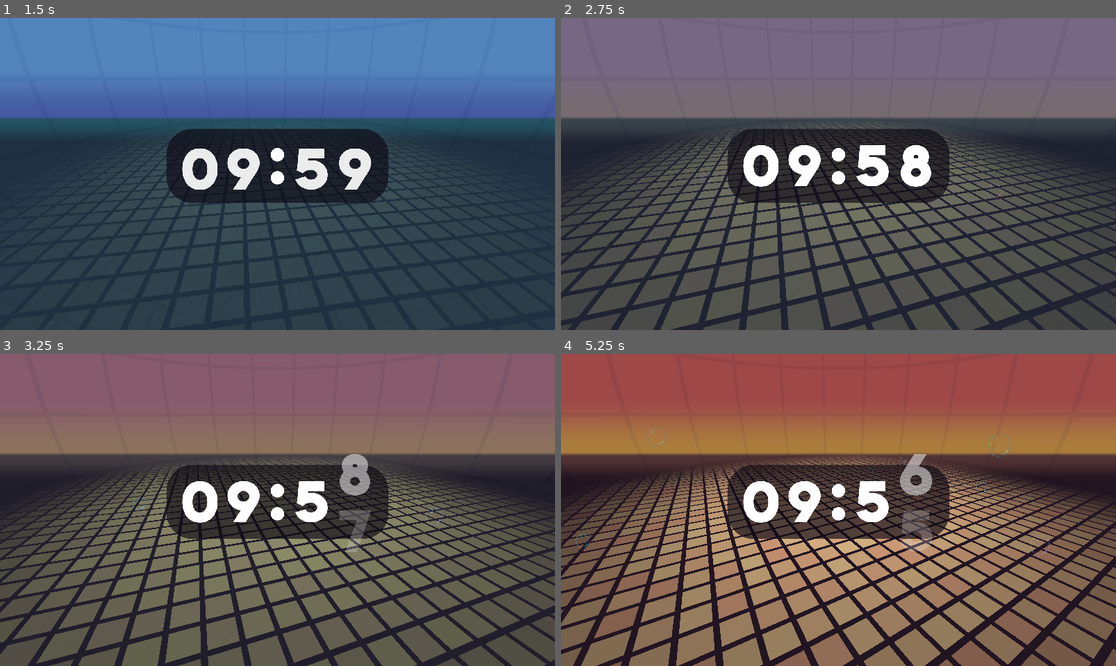
Above: before the commit, frames 1-4 (two rows, left to right).
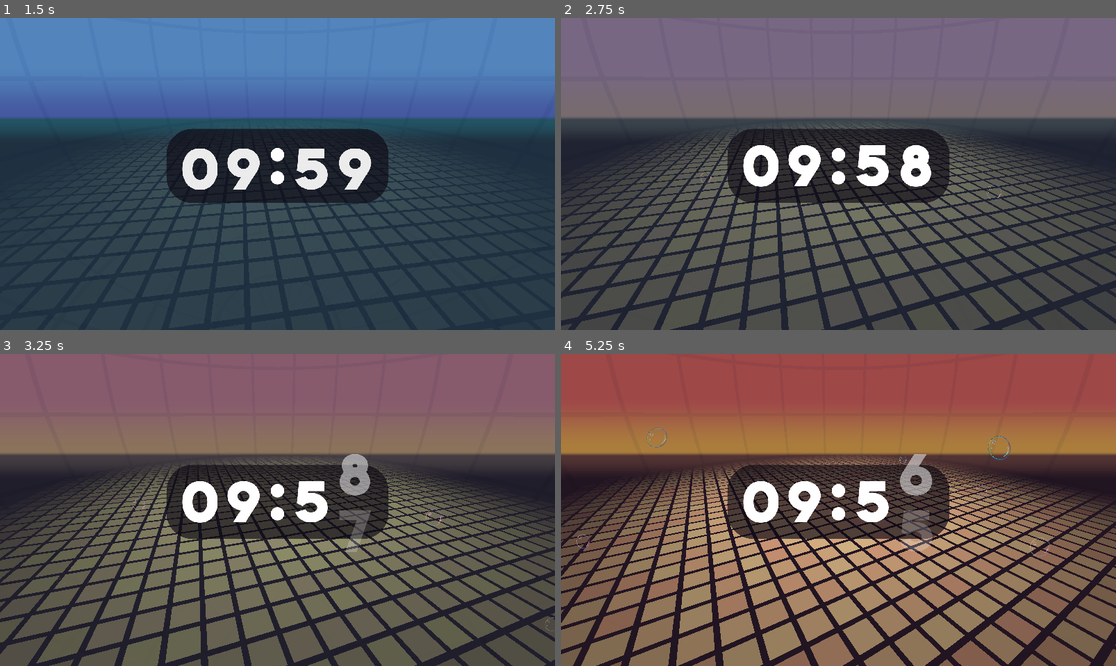
Above: after the commit, the same moments.

Repository: Tralexium/FA2021Countdown
Game: Godot game, scene res://Scenes/Main.tscn
Two runs of this game, one before a commit and one after it. Both use one fixed random seed, a clock stepped at 60 frames per second and the inputs below. Sound files missing from this copy of the repository are replaced by a short silence.
Inputs:
- Up to frame 1 (1.5 s): tap Enter at 0.5 s
- Up to frame 2 (2.75 s): no input
- Up to frame 3 (3.25 s): no input
- Up to frame 4 (5.25 s): no input

Frame 1 is identical in both runs. In frame 2, less than 0.1% of the frame differs, in the area x 25-80%, y 49-59%; in frame 3, less than 0.1%; in frame 4, 0.3%, in the area x 2-89%, y 23-66%.

Commit message:
Added leaf particles

Diff:
--- a/Scenes/Main.gd
+++ b/Scenes/Main.gd
@@ -12,9 +12,15 @@
 	preload("res://Assets/Music/track_3.mp3"),
 ]
 
+# 3D shit
 onready var nDiscoFloor : MultiMeshInstance = $"3DWorld/DiscoFloor"
 onready var nStarSkyboxLayer : MeshInstance = $"3DWorld/StarSkyboxLayer"
 onready var nSkyBox : MeshInstance = $"3DWorld/SkyBox"
+
+# Particles shit
+onready var nBubbleParticles : Particles = $"3DWorld/Particles/Bubbles"
+onready var nLeafParticles : Particles = $"3DWorld/Particles/Leafs"
+
 onready var nTween : Tween = $Tween
 onready var nAnimationPlayer : AnimationPlayer = $AnimationPlayer
 onready var nMusic : AudioStreamPlayer = $Music
--- a/Scenes/Main.tscn
+++ b/Scenes/Main.tscn
@@ -7,11 +7,12 @@
 [ext_resource path="res://Scenes/3D/StarSkyboxLayer.tscn" type="PackedScene" id=5]
 [ext_resource path="res://Resources/skybox_shader.tres" type="Material" id=6]
 [ext_resource path="res://Scenes/SkyController.gd" type="Script" id=7]
-[ext_resource path="res://Assets/bubble_particle.png" type="Texture" id=8]
+[ext_resource path="res://Assets/leaf_particle.png" type="Texture" id=8]
+[ext_resource path="res://Assets/bubble_particle.png" type="Texture" id=9]
 
 [sub_resource type="SphereMesh" id=3]
 
-[sub_resource type="SpatialMaterial" id=6]
+[sub_resource type="SpatialMaterial" id=13]
 flags_transparent = true
 flags_unshaded = true
 vertex_color_use_as_albedo = true
@@ -19,11 +20,11 @@
 particles_anim_h_frames = 4
 particles_anim_v_frames = 1
 particles_anim_loop = true
-albedo_texture = ExtResource( 8 )
+albedo_texture = ExtResource( 9 )
 
 [sub_resource type="Gradient" id=7]
-offsets = PoolRealArray( 0.170732, 0.335366, 0.585366, 1 )
-colors = PoolColorArray( 1, 0.00390625, 0.89397, 0, 0, 0.53418, 1, 0.858824, 0, 1, 0.80957, 0.169838, 1, 1, 1, 0 )
+offsets = PoolRealArray( 0.140244, 0.323171, 0.481707, 0.701219, 1 )
+colors = PoolColorArray( 1, 1, 1, 0, 0.890993, 0.345098, 0.937255, 0.776471, 0.222656, 0.526306, 1, 1, 0, 1, 0.8125, 0, 1, 1, 1, 0 )
 
 [sub_resource type="GradientTexture" id=8]
 gradient = SubResource( 7 )
@@ -36,7 +37,7 @@
 width = 100
 curve = SubResource( 9 )
 
-[sub_resource type="ParticlesMaterial" id=11]
+[sub_resource type="ParticlesMaterial" id=14]
 emission_shape = 5
 emission_ring_radius = 110.0
 emission_ring_inner_radius = 110.0
@@ -49,14 +50,50 @@
 linear_accel = 5.83
 tangential_accel = 0.5
 tangential_accel_random = 0.5
+angle = -28.0
+angle_random = 0.66
 scale = 25.0
 scale_random = 0.7
 scale_curve = SubResource( 10 )
 color_ramp = SubResource( 8 )
-anim_speed = 8.7
+anim_speed = 14.0
 anim_offset_random = 1.0
 
 [sub_resource type="QuadMesh" id=12]
+
+[sub_resource type="SpatialMaterial" id=15]
+flags_transparent = true
+flags_unshaded = true
+vertex_color_use_as_albedo = true
+params_billboard_mode = 3
+particles_anim_h_frames = 5
+particles_anim_v_frames = 1
+particles_anim_loop = true
+albedo_texture = ExtResource( 8 )
+
+[sub_resource type="ParticlesMaterial" id=16]
+emission_shape = 5
+emission_ring_radius = 110.0
+emission_ring_inner_radius = 90.0
+emission_ring_height = 0.0
+emission_ring_axis = Vector3( 0, 1, 0 )
+direction = Vector3( 0, -1, 0 )
+spread = 0.0
+gravity = Vector3( 0, 0, 0 )
+initial_velocity = 0.2
+angular_velocity = 10.0
+angular_velocity_random = 0.71
+linear_accel = 5.83
+tangential_accel = 1.5
+tangential_accel_random = 0.5
+angle = -14.0
+angle_random = 0.66
+scale = 15.0
+scale_random = 0.7
+scale_curve = SubResource( 10 )
+color_ramp = SubResource( 8 )
+anim_speed = 14.0
+anim_offset_random = 1.0
 
 [sub_resource type="StyleBoxFlat" id=4]
 bg_color = Color( 0.0509804, 0.0352941, 0.0784314, 0.670588 )
@@ -91,12 +128,27 @@
 [node name="Particles" type="Spatial" parent="3DWorld"]
 transform = Transform( 1, 0, 0, 0, 1, 2.98023e-08, 0, -2.98023e-08, 1, 0, 0, 0 )
 
-[node name="Particles" type="Particles" parent="3DWorld/Particles"]
+[node name="Bubbles" type="Particles" parent="3DWorld/Particles"]
 transform = Transform( 1, 0, 0, 0, 1, -5.32907e-15, 0, 5.32907e-15, 1, 0, -50.3266, -1.49985e-06 )
-material_override = SubResource( 6 )
+material_override = SubResource( 13 )
+cast_shadow = 0
 amount = 40
-lifetime = 9.03
-process_material = SubResource( 11 )
+lifetime = 9.0
+randomness = 0.5
+visibility_aabb = AABB( -4, -89.8791, -4, 8, 179.758, 8 )
+process_material = SubResource( 14 )
+draw_pass_1 = SubResource( 12 )
+
+[node name="Leafs" type="Particles" parent="3DWorld/Particles"]
+transform = Transform( 1, 0, 0, 0, 1, -5.32907e-15, 0, 5.32907e-15, 1, 0, 91.0606, 2.71381e-06 )
+material_override = SubResource( 15 )
+cast_shadow = 0
+emitting = false
+amount = 80
+lifetime = 9.0
+randomness = 0.5
+visibility_aabb = AABB( -4, -102.047, -4, 8, 204.093, 8 )
+process_material = SubResource( 16 )
 draw_pass_1 = SubResource( 12 )
 
 [node name="InitialTimer" type="Control" parent="."]
--- a/project.godot
+++ b/project.godot
@@ -25,6 +25,27 @@
 "loop": false,
 "loop_offset": 0
 }
+texture={
+"compress/bptc_ldr": 0,
+"compress/hdr_mode": 0,
+"compress/lossy_quality": 0.7,
+"compress/mode": 0,
+"compress/normal_map": 0,
+"detect_3d": false,
+"flags/anisotropic": false,
+"flags/filter": false,
+"flags/mipmaps": false,
+"flags/repeat": 0,
+"flags/srgb": 2,
+"process/HDR_as_SRGB": false,
+"process/fix_alpha_border": true,
+"process/invert_color": false,
+"process/normal_map_invert_y": false,
+"process/premult_alpha": false,
+"size_limit": 0,
+"stream": false,
+"svg/scale": 1.0
+}
 
 [layer_names]
 
Binary file added: Assets/leaf_particle.png
Not shown, added: Assets/leaf_particle.png.import
Not shown: 1 places in Scenes/Main.tscn that only renumber resources
